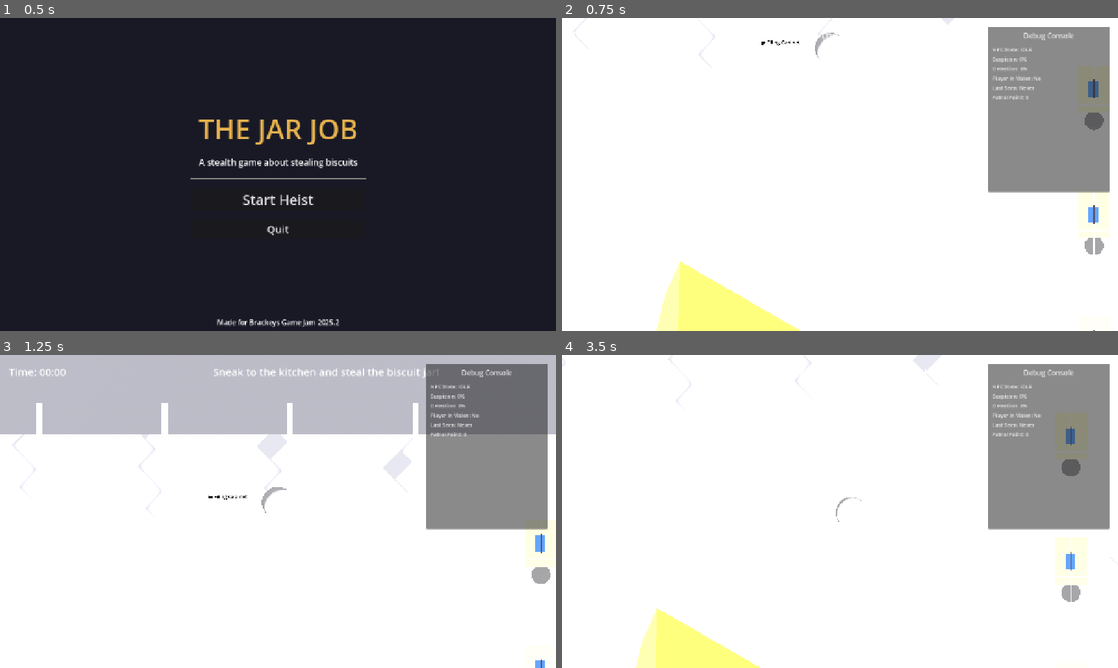
Above: before the commit, frames 1-4 (two rows, left to right).
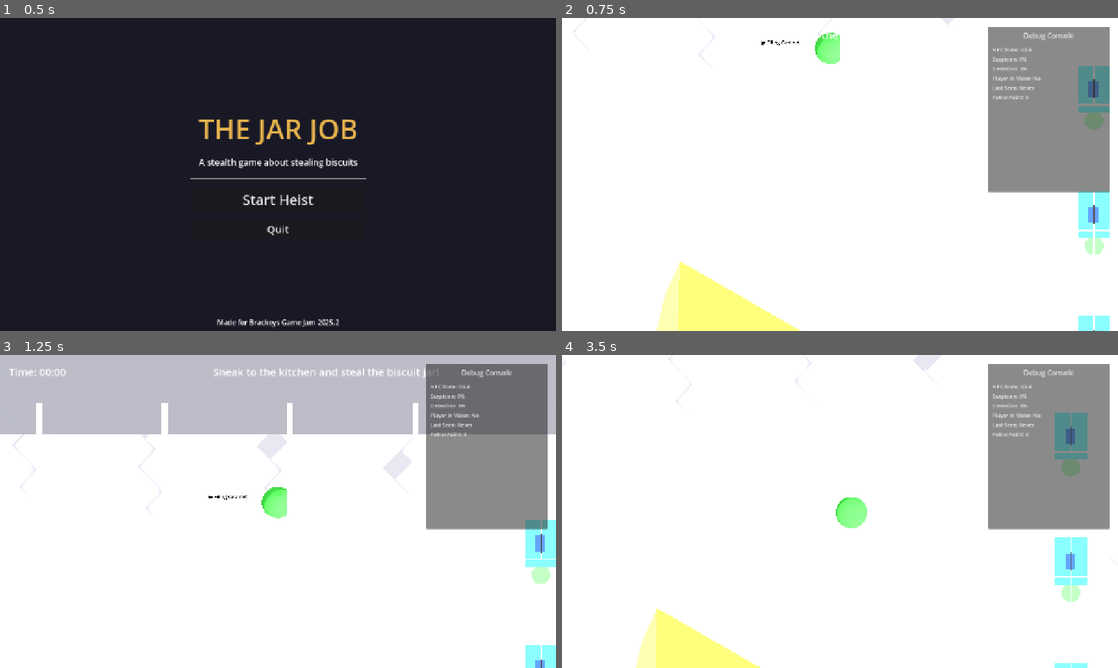
Above: after the commit, the same moments.

Repository: alanops/the-jar-job
Game: Godot game, scene res://scenes/main_menu.tscn
Same seed, same stepped clock (60 frames per second), same inputs: the game is played once before the commit and once after it.
Inputs:
- Up to frame 1 (0.5 s): no input
- Up to frame 2 (0.75 s): click "Start Heist" at 0.5 s
- Up to frame 3 (1.25 s): no input
- Up to frame 4 (3.5 s): hold Right (move_right) 1.28-2.03 s; hold Ctrl (crouch) 1.28-2.03 s; hold Down (move_backward) 2.03-2.78 s; tap E (interact) at 2.1 s; hold Right (move_right) from 2.78 s (still down); hold Ctrl (crouch) from 2.78 s (still down)

Frame 1 is identical in both runs. In frame 2, 2.3% of the frame differs, in the area x 45-99%, y 4-100%; in frame 3, 1.6%; in frame 4, 2.4%, in the area x 49-95%, y 18-100%.

Commit message:
Create clean prototype aesthetic with bright, distinct colors
- Light blue/white walls and floors for clean background
- Bright blue desks, red counters, green chairs, purple cabinets
- Bright green player capsule, bright red NPC capsule
- Golden biscuit jar remains highlighted as the objective
- Light gray/blue clear color background
- All materials use full roughness for flat, prototype look
- Version bump to 1.1.0 for clean prototype release

Diff:
--- a/environment/filing_cabinet.tscn
+++ b/environment/filing_cabinet.tscn
@@ -4,7 +4,9 @@
 size = Vector3(0.6, 1.2, 0.4)
 
 [sub_resource type="StandardMaterial3D" id="StandardMaterial3D_1"]
-albedo_color = Color(0.7, 0.7, 0.75, 1)
+albedo_color = Color(0.8, 0.4, 0.8, 1)
+metallic = 0.0
+roughness = 1.0
 
 [sub_resource type="BoxShape3D" id="BoxShape3D_1"]
 size = Vector3(0.6, 1.2, 0.4)
--- a/environment/floor_tile.tscn
+++ b/environment/floor_tile.tscn
@@ -4,7 +4,9 @@
 size = Vector3(4, 0.1, 4)
 
 [sub_resource type="StandardMaterial3D" id="StandardMaterial3D_1"]
-albedo_color = Color(0.5, 0.4, 0.3, 1)
+albedo_color = Color(0.85, 0.85, 0.9, 1)
+metallic = 0.0
+roughness = 1.0
 
 [sub_resource type="BoxShape3D" id="BoxShape3D_1"]
 size = Vector3(4, 0.1, 4)
--- a/environment/kitchen_counter.tscn
+++ b/environment/kitchen_counter.tscn
@@ -4,8 +4,9 @@
 size = Vector3(3, 0.9, 0.6)
 
 [sub_resource type="StandardMaterial3D" id="StandardMaterial3D_1"]
-albedo_color = Color(0.9, 0.9, 0.95, 1)
-roughness = 0.2
+albedo_color = Color(0.9, 0.3, 0.2, 1)
+metallic = 0.0
+roughness = 1.0
 
 [sub_resource type="BoxShape3D" id="BoxShape3D_1"]
 size = Vector3(3, 0.9, 0.6)
--- a/environment/office_chair.tscn
+++ b/environment/office_chair.tscn
@@ -6,8 +6,9 @@
 bottom_radius = 0.3
 
 [sub_resource type="StandardMaterial3D" id="StandardMaterial3D_1"]
-albedo_color = Color(0.2, 0.2, 0.2, 1)
-roughness = 0.7
+albedo_color = Color(0.3, 0.8, 0.3, 1)
+metallic = 0.0
+roughness = 1.0
 
 [sub_resource type="CylinderShape3D" id="CylinderShape3D_1"]
 height = 0.5
--- a/environment/office_desk.tscn
+++ b/environment/office_desk.tscn
@@ -4,8 +4,9 @@
 size = Vector3(1.5, 0.8, 1.0)
 
 [sub_resource type="StandardMaterial3D" id="StandardMaterial3D_1"]
-albedo_color = Color(0.6, 0.4, 0.3, 1)
-roughness = 0.5
+albedo_color = Color(0.2, 0.6, 0.9, 1)
+metallic = 0.0
+roughness = 1.0
 
 [sub_resource type="BoxShape3D" id="BoxShape3D_1"]
 size = Vector3(1.5, 0.8, 1.0)
--- a/environment/wall.tscn
+++ b/environment/wall.tscn
@@ -6,7 +6,9 @@
 size = Vector3(4, 3, 0.2)
 
 [sub_resource type="StandardMaterial3D" id="StandardMaterial3D_1"]
-albedo_color = Color(0.8, 0.8, 0.7, 1)
+albedo_color = Color(0.9, 0.9, 0.95, 1)
+metallic = 0.0
+roughness = 1.0
 
 [sub_resource type="BoxShape3D" id="BoxShape3D_1"]
 size = Vector3(4, 3, 0.2)
--- a/project.godot
+++ b/project.godot
@@ -11,9 +11,9 @@
 [application]
 
 config/name="The Jar Job"
-config/version="1.0.1"
 config/description="Light-hearted stealth game where you sneak into a house to steal the biscuit jar.
 Created for Brackeys Game Jam 2025.2"
+config/version="1.1.0"
 config/tags=PackedStringArray("3d", "demo", "stealth", "jam")
 run/main_scene="res://scenes/main_menu.tscn"
 config/features=PackedStringArray("4.4")
@@ -98,10 +98,9 @@
 
 renderer/rendering_method="gl_compatibility"
 renderer/rendering_method.mobile="gl_compatibility"
-textures/default_filters/anisotropic_filtering_level=1
-anti_aliasing/quality/msaa_3d=0
 lights_and_shadows/directional_shadow/size=1024
 lights_and_shadows/directional_shadow/soft_shadow_filter_quality=1
+lights_and_shadows/positional_shadow/soft_shadow_filter_quality=1
+textures/default_filters/anisotropic_filtering_level=1
+environment/defaults/default_clear_color=Color(0.85, 0.9, 0.95, 1)
 lights_and_shadows/positional_shadow/atlas_size=1024
-lights_and_shadows/positional_shadow/soft_shadow_filter_quality=1
-environment/defaults/default_clear_color=Color(0.1, 0.1, 0.15, 1)
--- a/scenes/npc.tscn
+++ b/scenes/npc.tscn
@@ -7,7 +7,9 @@
 height = 1.8
 
 [sub_resource type="StandardMaterial3D" id="StandardMaterial3D_1"]
-albedo_color = Color(0.8, 0.3, 0.3, 1)
+albedo_color = Color(0.9, 0.2, 0.2, 1)
+metallic = 0.0
+roughness = 1.0
 
 [sub_resource type="CapsuleShape3D" id="CapsuleShape3D_1"]
 radius = 0.35
--- a/scenes/player.tscn
+++ b/scenes/player.tscn
@@ -1,9 +1,14 @@
-[gd_scene load_steps=5 format=3 uid="uid://bvnx4jpyxvhqo"]
+[gd_scene load_steps=6 format=3 uid="uid://bvnx4jpyxvhqo"]
 
 [ext_resource type="Script" uid="uid://b45ay4cr1wm13" path="res://scripts/player_controller.gd" id="1_mqwxh"]
 
 [sub_resource type="CapsuleMesh" id="CapsuleMesh_1"]
 height = 1.8
+
+[sub_resource type="StandardMaterial3D" id="StandardMaterial3D_1"]
+albedo_color = Color(0.2, 0.8, 0.2, 1)
+metallic = 0.0
+roughness = 1.0
 
 [sub_resource type="CapsuleShape3D" id="CapsuleShape3D_1"]
 radius = 0.3
@@ -20,6 +25,7 @@
 [node name="MeshInstance3D" type="MeshInstance3D" parent="."]
 transform = Transform3D(1, 0, 0, 0, 1, 0, 0, 0, 1, 0, 0.9, 0)
 mesh = SubResource("CapsuleMesh_1")
+surface_material_override/0 = SubResource("StandardMaterial3D_1")
 
 [node name="CollisionShape3D" type="CollisionShape3D" parent="."]
 transform = Transform3D(1, 0, 0, 0, 1, 0, 0, 0, 1, 0, 0.9, 0)
--- a/src/scenes/Main.tscn
+++ b/src/scenes/Main.tscn
@@ -7,6 +7,8 @@
 anchors_preset = 15
 anchor_right = 1.0
 anchor_bottom = 1.0
+grow_horizontal = 2
+grow_vertical = 2
 script = ExtResource("1")
 
 [node name="VBoxContainer" type="VBoxContainer" parent="."]
